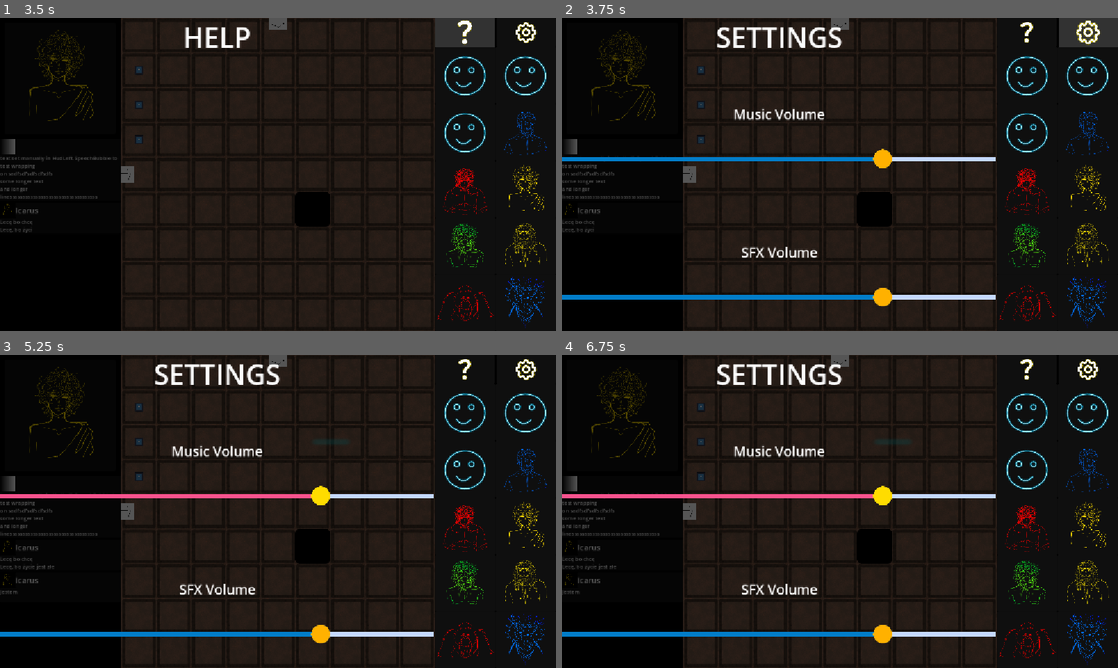
Above: before the commit, frames 1-4 (two rows, left to right).
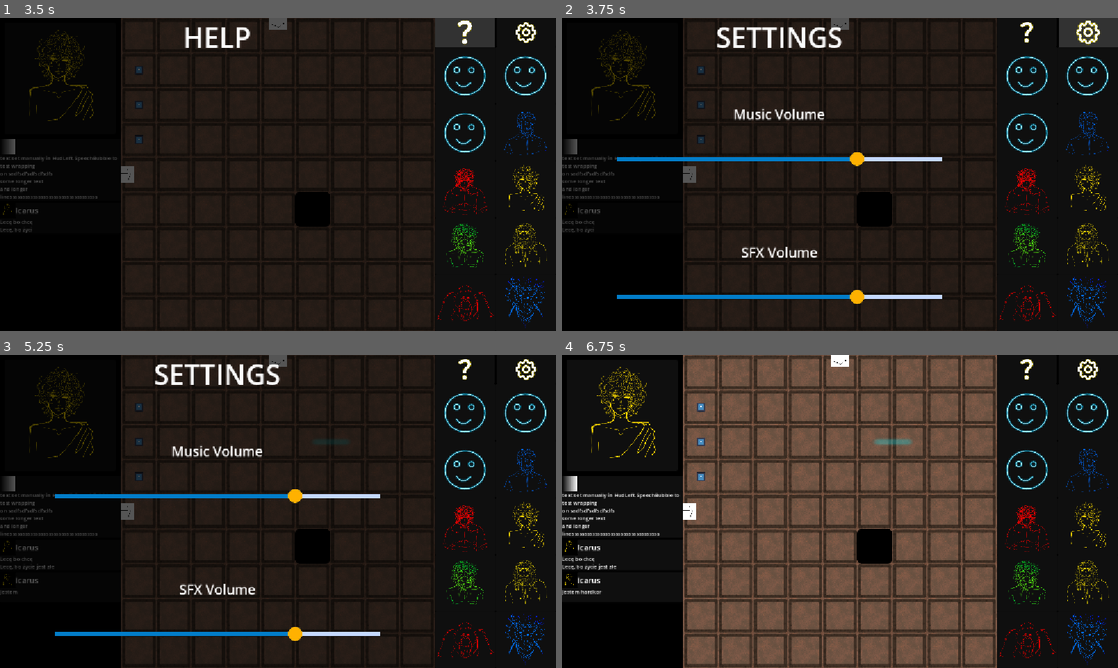
Above: after the commit, the same moments.

Repository: Wallted/ldjam-60
Game: Godot game, scene res://main.tscn
Two runs of this game, one before a commit and one after it. Both use one fixed random seed, a clock stepped at 60 frames per second and the inputs below. The engine's default icon, where the game draws it, is replaced by a stand-in: a white triangle on a blue panel in a dark square.
Inputs (mouse positions are in pixels of both pictures, inside the frame that each line leads up to):
- Up to frame 1 (3.5 s): click "next" at 0.5 s; move the mouse to (400, 158) at 1.27 s; hold W 1.28-2.03 s; tap R (rotate) at 1.35 s; click (400, 158) at 1.42 s; move the mouse to (16, 71) at 2.02 s; tap T at 2.1 s; click (16, 71) at 2.17 s; click (467, 33) at 2.75 s
- Up to frame 2 (3.75 s): click (1090, 33) at 3.5 s
- Up to frame 3 (5.25 s): tap Enter at 4.25 s; move the mouse to (333, 442) at 4.27 s; hold W from 4.28 s (still down); tap R (rotate) at 4.35 s; tap Space at 5 s; move the mouse to (16, 511) at 5.02 s; tap T at 5.1 s; click (16, 511) at 5.17 s
- Up to frame 4 (6.75 s): tap Enter at 5.75 s; move the mouse to (1006, 558) at 5.77 s; release W at 5.78 s; tap R (rotate) at 5.85 s; move the mouse to (673, 464) at 6.52 s; tap T at 6.6 s

Frame 1 is identical in both runs. In frame 2, 1.2% of the frame differs, in the area x 0-78%, y 41-93%; in frame 3, 1.8%; in frame 4, 58%, in the area x 0-79%, y 0-100%.

Commit message:
unlock sliders
Signed-off-by: Grzegorz Choinski <grzegorzchoinski97@gmail.com>

Diff:
--- a/settings.tscn
+++ b/settings.tscn
@@ -40,6 +40,7 @@
 vertical_alignment = 1
 
 [node name="Sliders" type="VBoxContainer" parent="." unique_id=1727258286]
+process_mode = 3
 layout_mode = 1
 anchors_preset = 2
 anchor_top = 1.0
@@ -59,6 +60,9 @@
 [node name="MusicVolumeSlider" type="HSlider" parent="Sliders" unique_id=1630918261]
 layout_mode = 2
 size_flags_vertical = 3
+offset_transform_enabled = true
+offset_transform_scale = Vector2(0.75, 0.75)
+offset_transform_visual_only = false
 theme_override_icons/grabber = ExtResource("2_3ykye")
 theme_override_icons/grabber_highlight = ExtResource("3_gc0em")
 theme_override_styles/slider = SubResource("StyleBoxLine_3ykye")
@@ -77,6 +81,9 @@
 [node name="SFXVolumeSlider" type="HSlider" parent="Sliders" unique_id=2076676162]
 layout_mode = 2
 size_flags_vertical = 3
+offset_transform_enabled = true
+offset_transform_scale = Vector2(0.75, 0.75)
+offset_transform_visual_only = false
 theme_override_icons/grabber = ExtResource("2_3ykye")
 theme_override_icons/grabber_highlight = ExtResource("3_gc0em")
 theme_override_styles/slider = SubResource("StyleBoxLine_3ykye")
